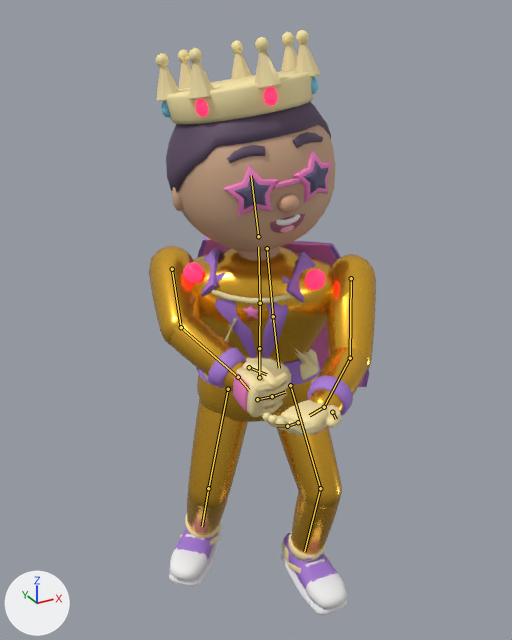
Before and after pictures for a commit that changed the glTF model art/models/operator_arcade_champion.glb.
Both versions are drawn from a camera (50 mm lens) standing at (-1.11, -2.0, 2.06) and looking at (-0.01, -0.01, 1.06). Every picture has the same lights, and +X, +Y and +Z are marked at lower left. The older version comes first. Both versions are drawn at frame 1 of the action 'Fire'; the numbers are the values there. The bones that change, and the others that lie on the model, are drawn over the model as lines.

The first picture shows 'Body'.
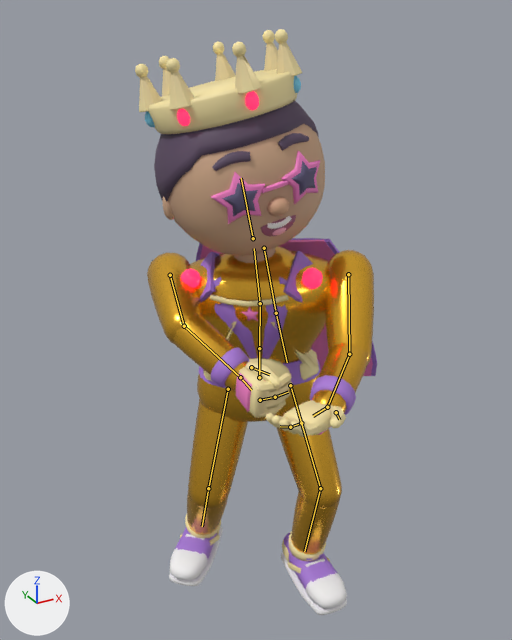
Pixel boxes (x1, y1, x2, y2) of what changed, in the pictures (512 x 640 px):
```json
{"object": "Body", "change": "posed", "before": [149, 30, 376, 615], "after": [135, 29, 377, 615], "on screen": "7% wider"}
{"bone": "Chest", "before": "(260, 303) to (258, 247)", "after": "(260, 303) to (254, 248)"}
{"bone": "UpperArm.L", "before": "(351, 278) to (350, 358)", "after": "(348, 274) to (349, 354)"}
{"bone": "ForeArm.L", "before": "(350, 358) to (324, 407)", "after": "(349, 354) to (327, 407)"}
{"bone": "Hand.L", "before": "(324, 407) to (309, 415)", "after": "(327, 407) to (313, 416)"}
{"bone": "UpperArm.R", "before": "(172, 269) to (181, 327)", "after": "(170, 275) to (184, 326)"}
{"bone": "ForeArm.R", "before": "(181, 327) to (238, 377)", "after": "(184, 326) to (240, 377)"}
{"bone": "Hand.R", "before": "(238, 377) to (249, 390)", "after": "(240, 377) to (251, 390)"}
```

Edits to the scene script, one JSON object a line:
```json
{"block": "bone_spine", "where": "bone_spine = bpy.data.objects['Armature'].pose.bones['Spine']  # child of 'Hips'"}
{"op": "set", "path": "bone_spine.rotation_quaternion", "old": "(0.998, 0.01, -0.07, 0.001)", "new": "(0.997, 0.018, -0.07, 0.001)", "note": "degrees (1, -8, 0) -> degrees (2, -8, 0)"}
{"block": "bone_chest", "where": "bone_chest = bpy.data.objects['Armature'].pose.bones['Chest']  # child of 'Spine'"}
{"op": "set", "path": "bone_chest.rotation_quaternion", "old": "(0.996, 0.0, -0.087, 0.017)", "new": "(0.995, 0.013, -0.086, 0.052)", "note": "degrees (0, -10, 2) -> degrees (1, -10, 6)"}
{"block": "bone_upperarm_l", "where": "bone_upperarm_l = bpy.data.objects['Armature'].pose.bones['UpperArm.L']  # child of 'Chest'"}
{"op": "set", "path": "bone_upperarm_l.rotation_quaternion", "old": "(-0.909, 0.386, -0.124, 0.098)", "new": "(-0.898, 0.419, -0.096, 0.094)", "note": "degrees (-47, 9, -16) -> degrees (-51, 5, -14)"}
{"block": "bone_forearm_l", "where": "bone_forearm_l = bpy.data.objects['Armature'].pose.bones['ForeArm.L']  # child of 'UpperArm.L'"}
{"op": "set", "path": "bone_forearm_l.rotation_quaternion", "old": "(0.935, -0.337, 0.009, -0.109)", "new": "(0.948, -0.3, 0.008, -0.1)", "note": "degrees (-39, -3, -12) -> degrees (-35, -3, -11)"}
{"block": "bone_hand_l", "where": "bone_hand_l = bpy.data.objects['Armature'].pose.bones['Hand.L']  # child of 'ForeArm.L'"}
{"op": "set", "path": "bone_hand_l.rotation_quaternion", "old": "(0.614, -0.057, -0.769, 0.17)", "new": "(0.607, -0.078, -0.765, 0.202)", "note": "degrees (60, -112, -51) -> degrees (66, -116, -55)"}
{"block": "bone_upperarm_r", "where": "bone_upperarm_r = bpy.data.objects['Armature'].pose.bones['UpperArm.R']  # child of 'Chest'"}
{"op": "set", "path": "bone_upperarm_r.rotation_quaternion", "old": "(-0.434, 0.421, 0.658, -0.449)", "new": "(-0.312, 0.387, 0.671, -0.551)", "note": "degrees (-103, -11, 106) -> degrees (-101, 0, 120)"}
{"block": "bone_forearm_r", "where": "bone_forearm_r = bpy.data.objects['Armature'].pose.bones['ForeArm.R']  # child of 'UpperArm.R'"}
{"op": "set", "path": "bone_forearm_r.rotation_quaternion", "old": "(0.944, -0.313, -0.008, 0.103)", "new": "(0.95, -0.295, -0.008, 0.099)", "note": "degrees (-36, 3, 12) -> degrees (-34, 2, 11)"}
{"block": "bone_hand_r", "where": "bone_hand_r = bpy.data.objects['Armature'].pose.bones['Hand.R']  # child of 'ForeArm.R'"}
{"op": "set", "path": "bone_hand_r.rotation_quaternion", "old": "(0.693, 0.084, 0.677, 0.234)", "new": "(0.598, 0.103, 0.762, 0.226)", "note": "degrees (81, 64, 93) -> degrees (-69, 120, -58)"}
```
